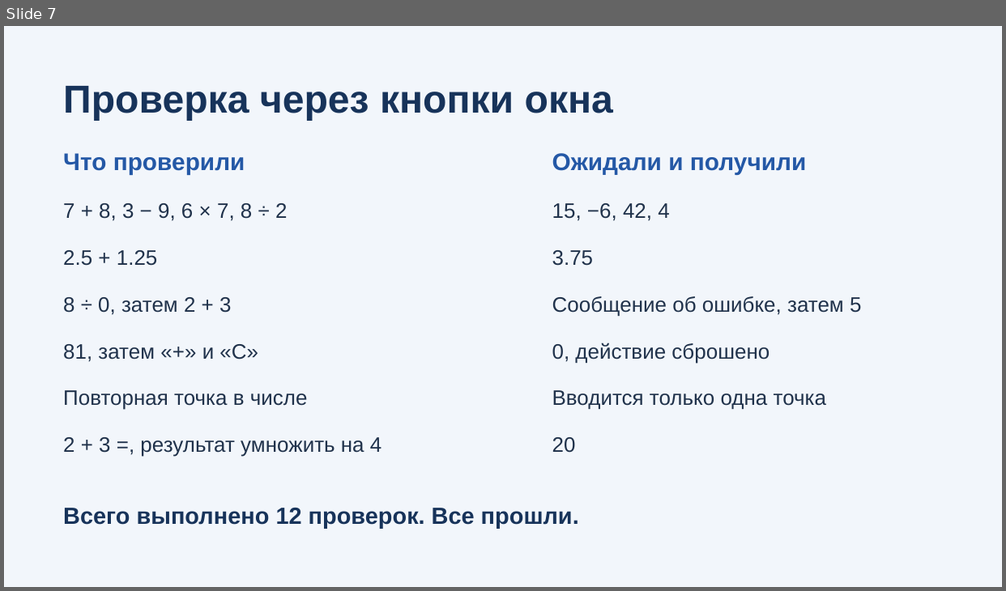
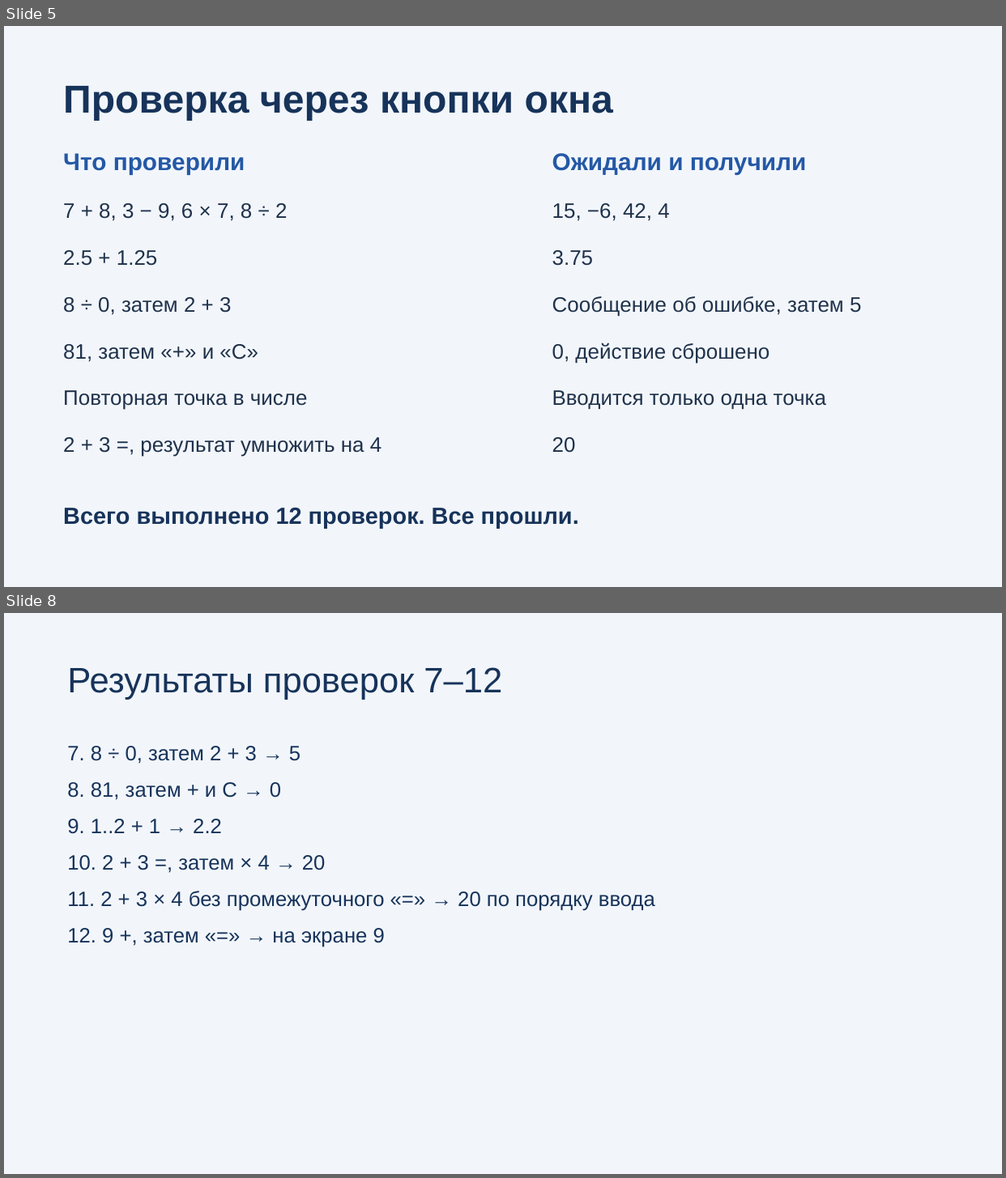
Before and after one commit to ArtikM1106/python-calculator-project, a slide deck: calculator.pptx. Shown one above the other, each under a label of ours: slide 7 before the commit, slides 5 and 8 after it; the slides between them are not shown. The pictures are 1006x591 and 1006x1178 pixels, drawn with LibreOffice and Linux fonts; fonts in the diff are those of the drawing. Boxes give left, top, right and bottom in pixels: in the first picture for what was removed or moved away, otherwise in the second. Text is boxed around its words. In the diff, an @@ line names an element or a change of style, - is before the commit and + after.

```diff
--- a/calculator.pptx
+++ b/calculator.pptx
@@ slide 8 added at bbox=[4, 613, 1002, 1174], background #F2F6FB @@
@@ text added at bbox=[67, 667, 502, 700], 34 pt, text #17335A @@
+Результаты проверок 7–12
@@ text added at bbox=[67, 746, 655, 948], 20 pt, text #17335A @@
+7. 8 ÷ 0, затем 2 + 3 → 5
+8. 81, затем + и C → 0
+9. 1..2 + 1 → 2.2
+10. 2 + 3 =, затем × 4 → 20
+11. 2 + 3 × 4 без промежуточного «=» → 20 по порядку ввода
+12. 9 +, затем «=» → на экране 9
@@ what was slide 7 is now slide 5 @@
```
Also in this commit, not shown: 4 other slides added, 3 slides removed, 1 other file.
